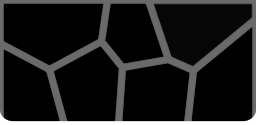
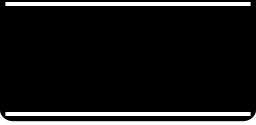
Before/after of a 256x125 layered artwork. What changed in the layer stack:
removed layer "Layer 2" over [0,0,256,122]
added layer "Shape 3 copy" above "Shape 3" over [5,112,251,116]
added layer "Shape 3" above "Shape 2" over [5,2,251,6]
painted on "Shape 2" over [0,0,256,122]
